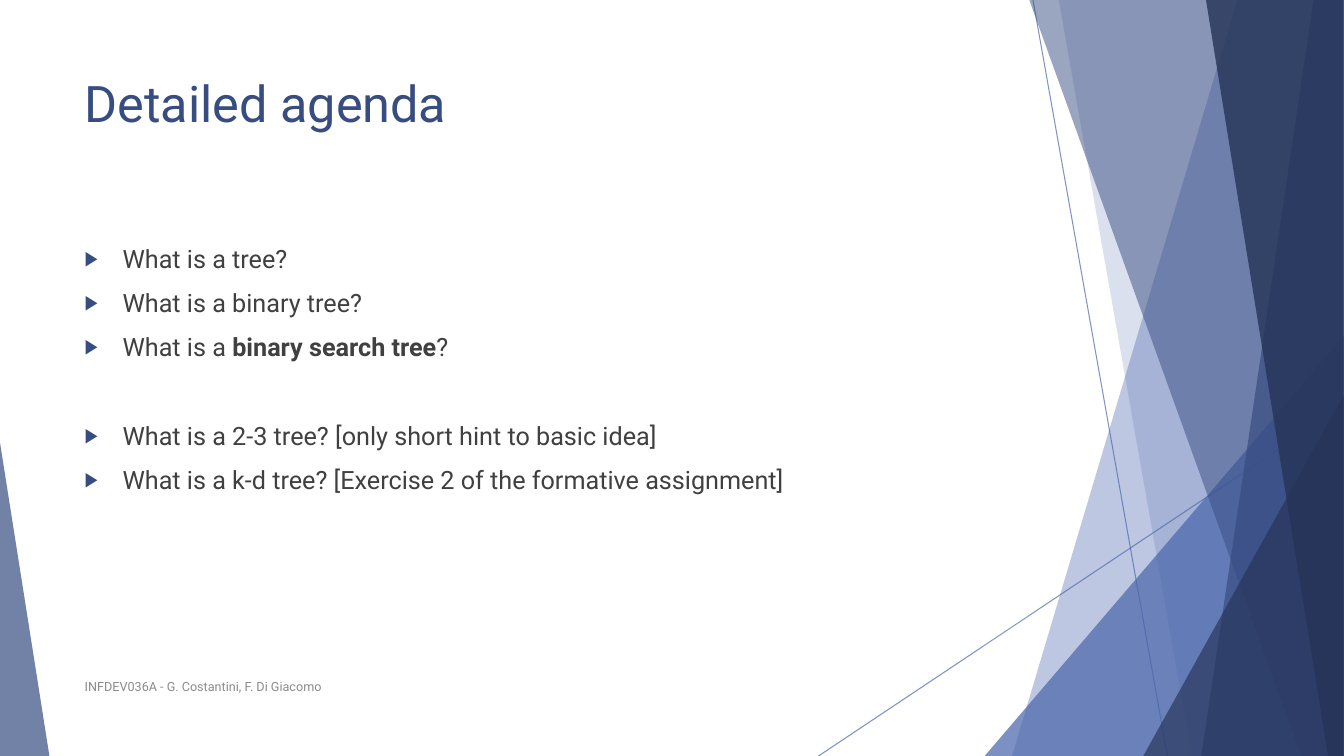
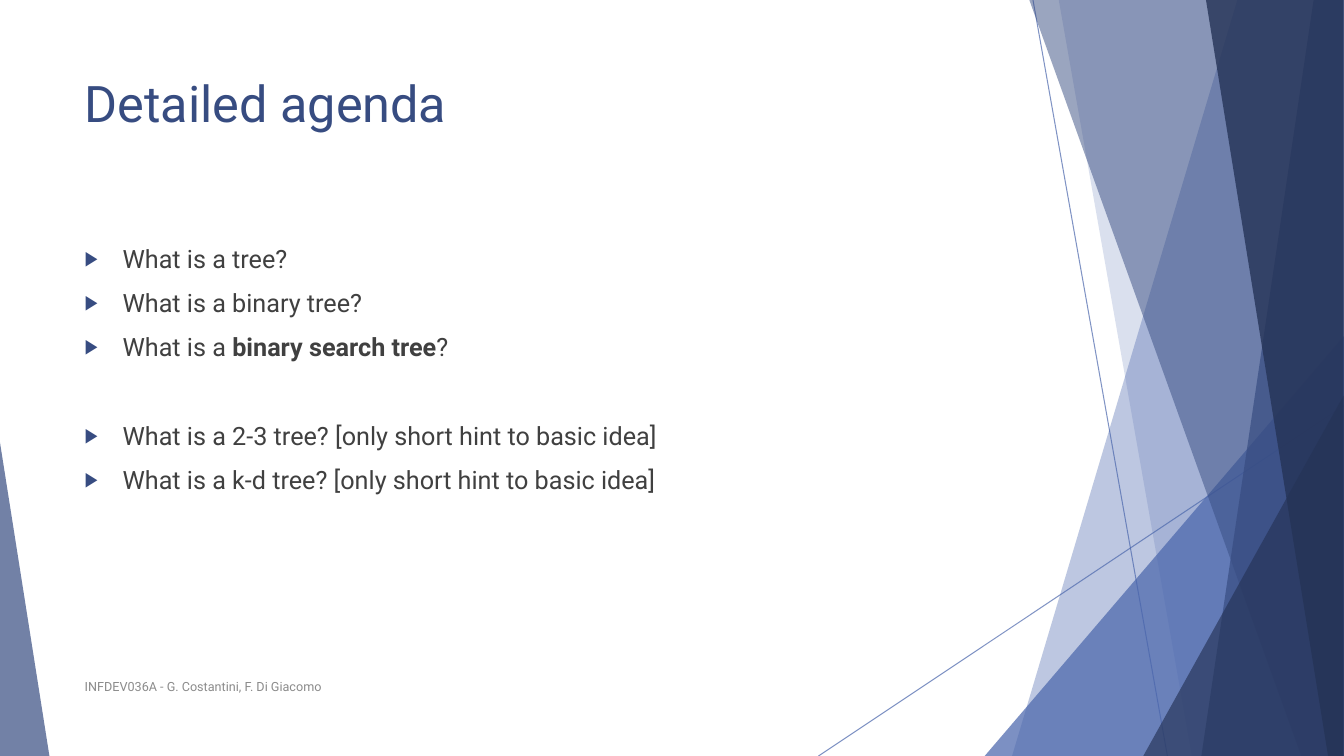
Before and after one commit to FurkanAndac/Development-6A, a slide deck: slide 4 of Lesson slides/Unit 4 - Binary trees.pptx (slide 3 before the commit). Drawn at 1344x756 pixels with LibreOffice and Linux fonts; fonts in the diff are those of the drawing. Boxes give left, top, right and bottom in pixels: in the first picture for what was removed or moved away, otherwise in the second. Text is boxed around its words. In the diff, an @@ line names an element or a change of style, - is before the commit and + after.

```diff
--- a/Lesson slides/Unit 4 - Binary trees.pptx
+++ b/Lesson slides/Unit 4 - Binary trees.pptx
@@ text at (123,468,655,495): text changed @@
-▶ What is a k-d tree? [Exercise 2 of the formative assignment]
+▶ What is a k-d tree? [only short hint to basic idea]
```
Also in this commit, not shown: 5 other slides changed, 1 slide added, 1 other file.
